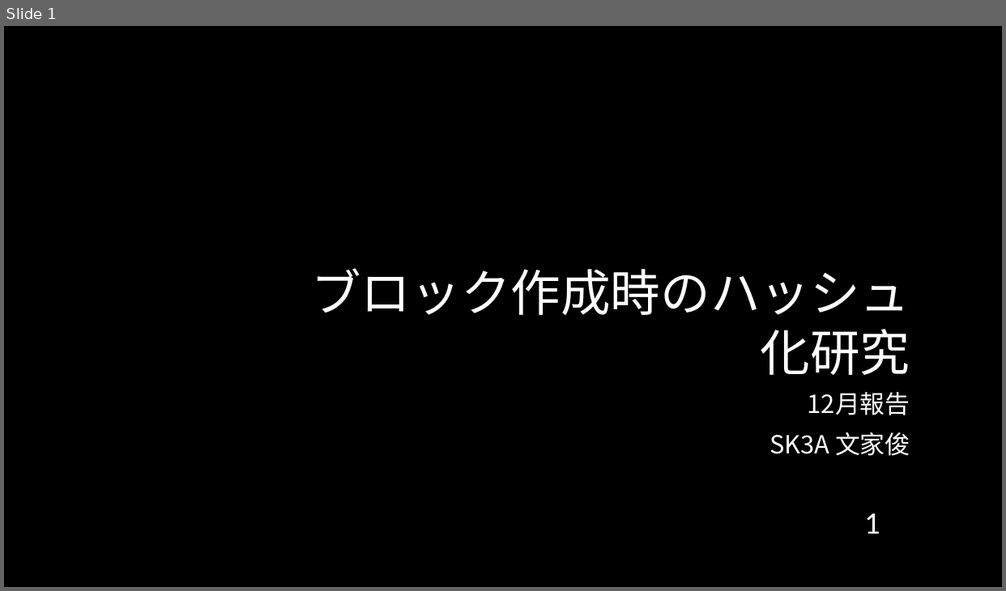
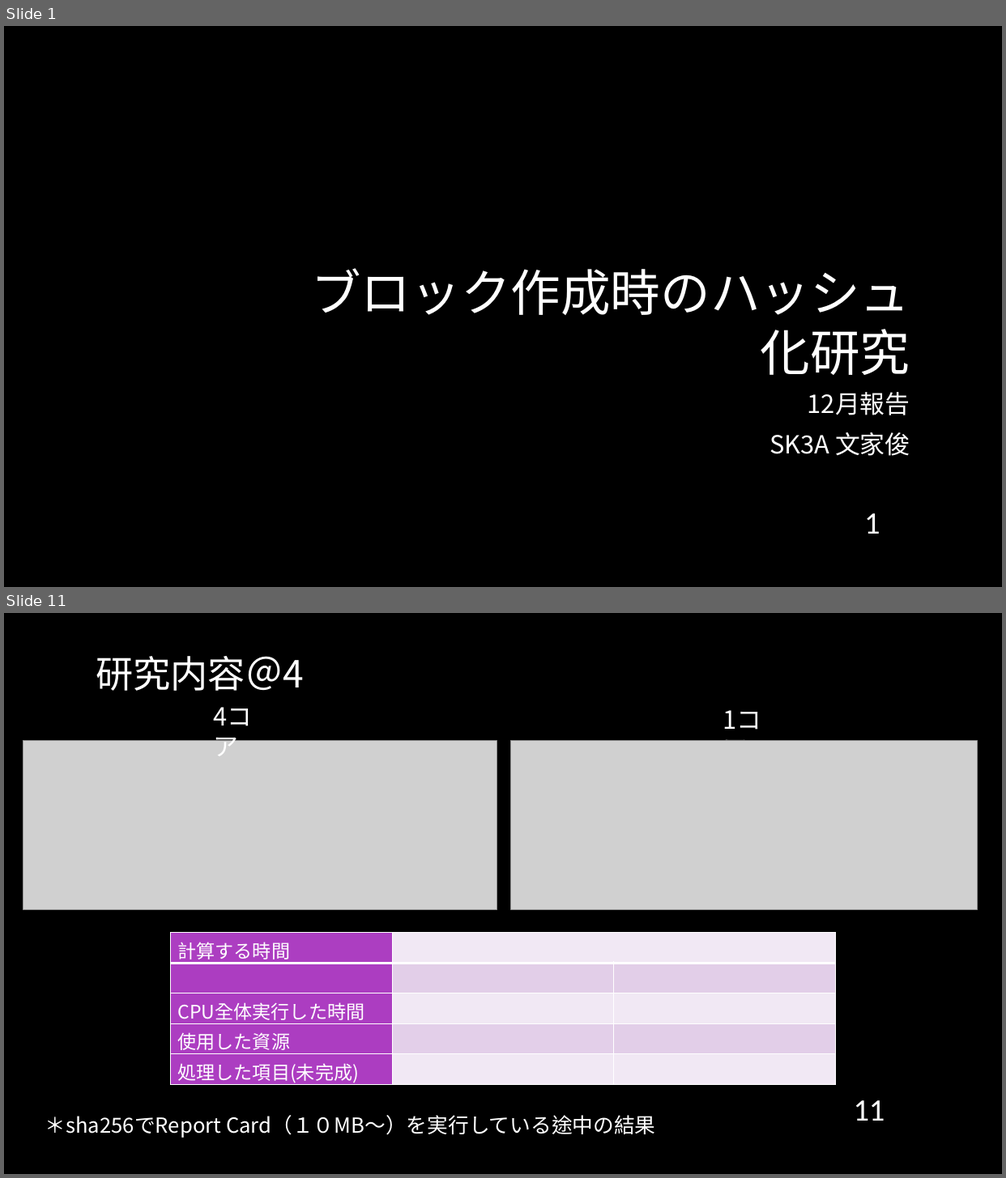
Before and after one commit to cyrusmanosa/Ecc-Year-3, a slide deck: Y3-Sem2/ITゼミ演習II/2025年度_01月報告会_Sk3a04_文家俊.pptx. Shown one above the other, each under a label of ours: slide 1 before the commit, slides 1 and 11 after it; the slides between them are not shown. The pictures are 1006x591 and 1006x1178 pixels, drawn with LibreOffice and Linux fonts; fonts in the diff are those of the drawing; grey boxes stand for pictures; background and template pictures are left out. Boxes give left, top, right and bottom in pixels: in the first picture for what was removed or moved away, otherwise in the second. Text is boxed around its words. In the diff, an @@ line names an element or a change of style, - is before the commit and + after.

```diff
--- a/Y3-Sem2/ITゼミ演習II/2025年度_01月報告会_Sk3a04_文家俊.pptx
+++ b/Y3-Sem2/ITゼミ演習II/2025年度_01月報告会_Sk3a04_文家俊.pptx
@@ slide 11 added at <box>4,613,1002,1174</box>, background picture (left out) @@
@@ title added at <box>96,656,304,691</box>, 36 pt, text #FFFFFF @@
+研究内容＠4
@@ text added at <box>206,697,270,734</box>, 24 pt, text #FFFFFF @@
+4コア
@@ text added at <box>715,700,779,736</box>, 24 pt, text #FFFFFF @@
+1コア
@@ picture added at <box>23,741,497,910</box> @@
@@ picture added at <box>511,741,978,910</box> @@
@@ table added at <box>170,933,835,1087</box>, 5 rows, 3 columns @@
+計算する時間 |  | 
+ |  | 
+CPU全体実行した時間 |  | 
+使用した資源 |  | 
+処理した項目(未完成) |  | 
@@ text added at <box>44,1115,656,1138</box>, 20 pt, text #FFFFFF @@
+＊sha256でReport Card（１０MB〜）を実行している途中の結果
@@ page number added at <box>854,1101,885,1121</box>, 30 pt, text #FFFFFF @@
+11
```
Also in this commit, not shown: 7 slides changed, 4 other slides added, 32 other files.
